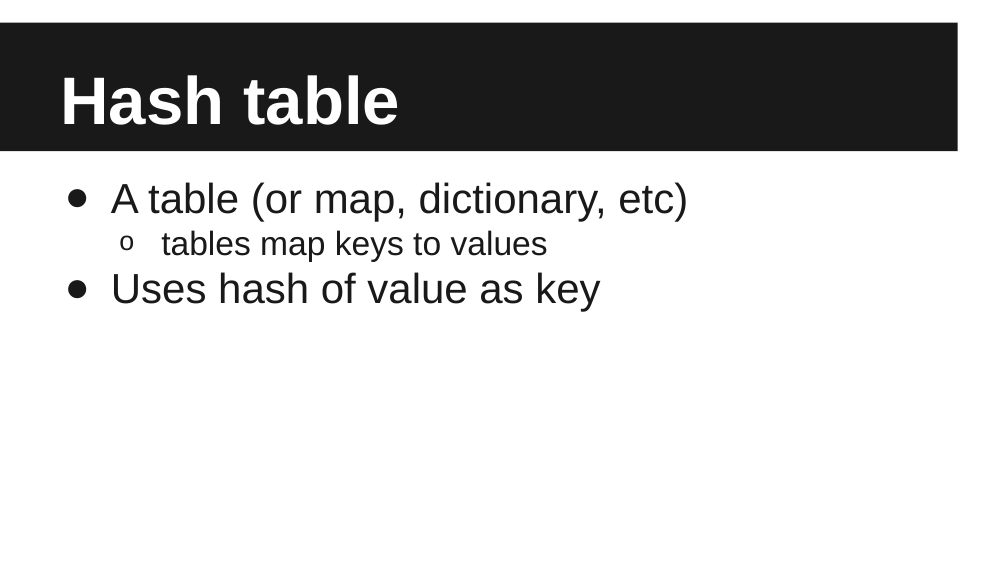
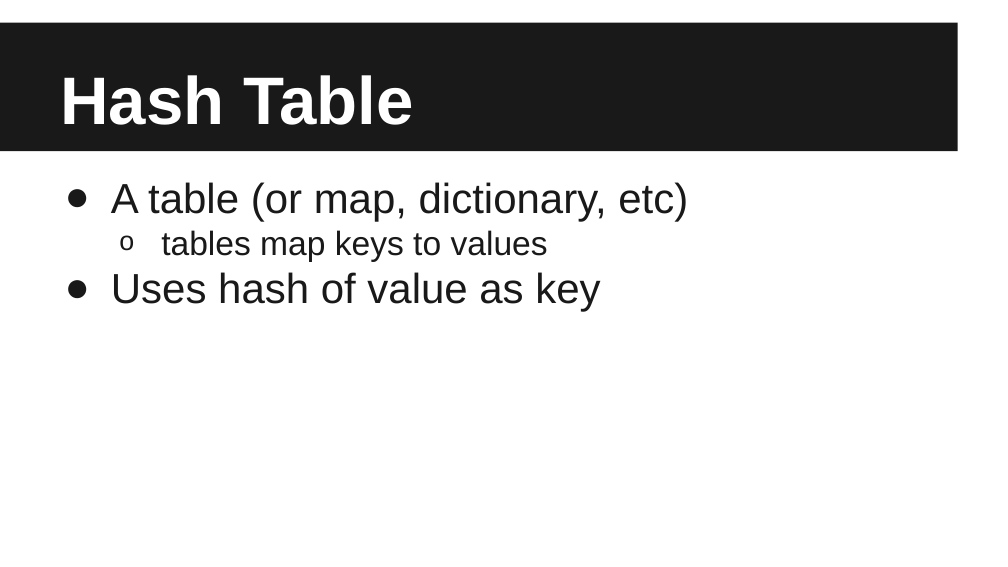
Before and after one commit to blackdoor/DAC, a slide deck: slide 4 of ref/DAC Education.pptx. Drawn at 1008x567 pixels with LibreOffice and Linux fonts; fonts in the diff are those of the drawing. Boxes give left, top, right and bottom in pixels: in the first picture for what was removed or moved away, otherwise in the second. Text is boxed around its words. In the diff, an @@ line names an element or a change of style, - is before the commit and + after.

Commit message:
Updated PPT

```diff
--- a/ref/DAC Education.pptx
+++ b/ref/DAC Education.pptx
@@ title at <box>60,75,413,125</box>: text changed @@
-Hash table
+Hash Table
```
Also in this commit, not shown: 4 slides added.
